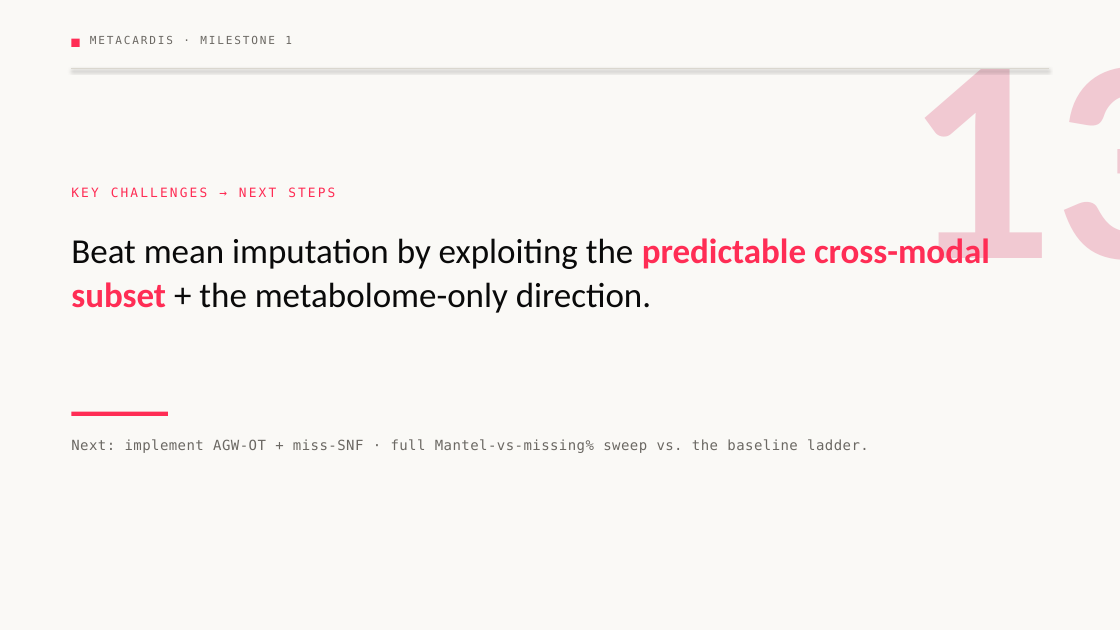
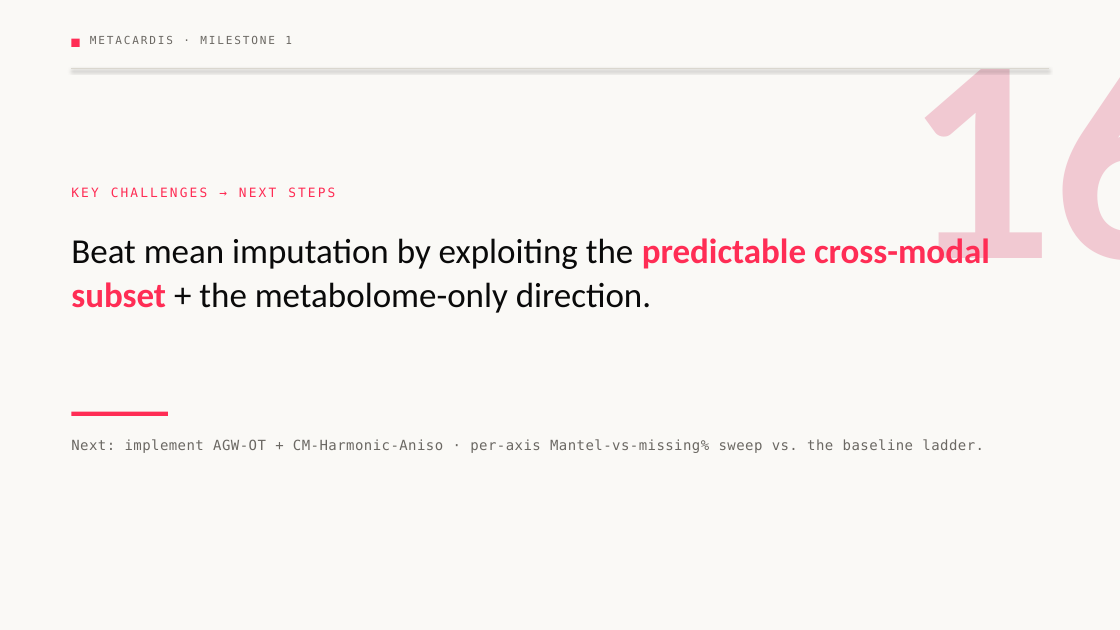
Before and after one commit to avivnoah/Uni-Bio-Microbiome-Project, a slide deck: slide 16 of deliverables/milestone1.pptx (slide 13 before the commit). Drawn at 1120x630 pixels with LibreOffice and Linux fonts; fonts in the diff are those of the drawing. Boxes give left, top, right and bottom in pixels: in the first picture for what was removed or moved away, otherwise in the second. Text is boxed around its words. In the diff, an @@ line names an element or a change of style, - is before the commit and + after.

```diff
--- a/deliverables/milestone1.pptx
+++ b/deliverables/milestone1.pptx
@@ text at (906, 69, 1120, 264): text changed @@
-13
+16
@@ text at (71, 439, 984, 453): text changed @@
-Next: implement AGW-OT + miss-SNF · full Mantel-vs-missing% sweep vs. the baseline ladder.
+Next: implement AGW-OT + CM-Harmonic-Aniso · per-axis Mantel-vs-missing% sweep vs. the baseline ladder.
```
Also in this commit, not shown: 6 other slides changed, 9 slides added, 6 slides removed, 46 other files.
